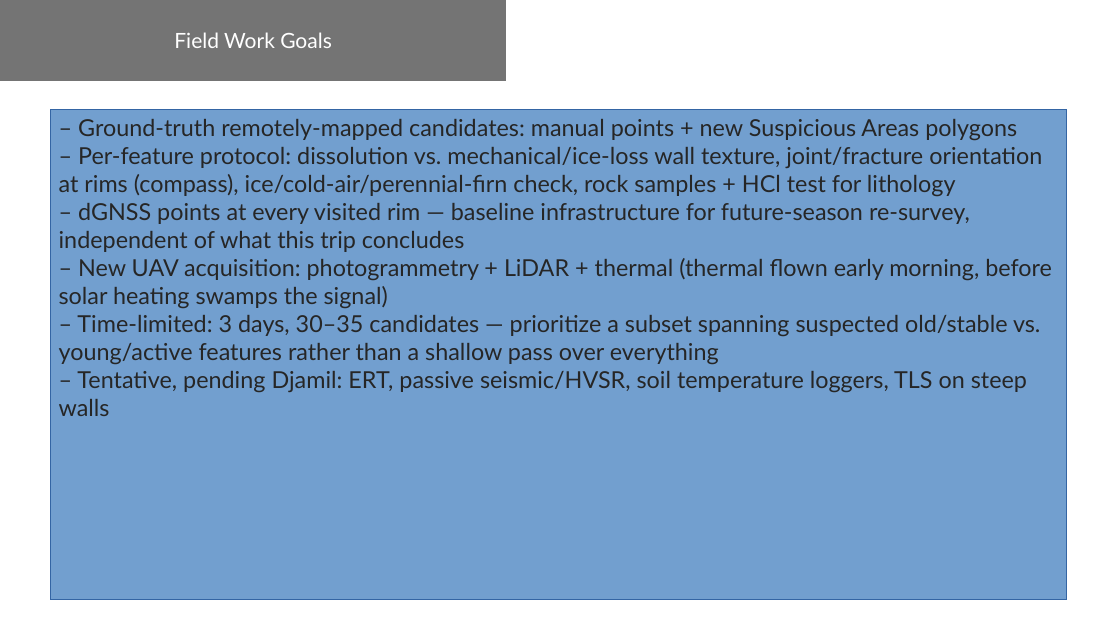
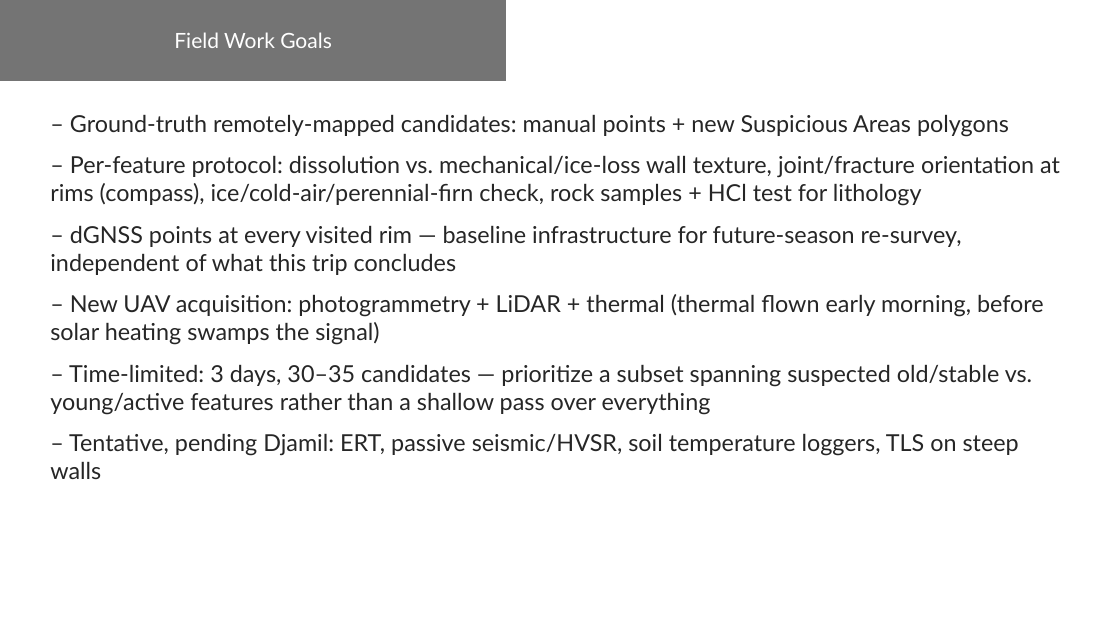
Before and after one commit to HannaZoe/Master_Thesis, a slide deck: slide 10 of fieldwork/presentation/Fieldwork_Zugspitze_Dolines.odp (slide 8 before the commit). Drawn at 1120x630 pixels with LibreOffice and Linux fonts; fonts in the diff are those of the drawing. Boxes give left, top, right and bottom in pixels: in the first picture for what was removed or moved away, otherwise in the second. Text is boxed around its words. In the diff, an @@ line names an element or a change of style, - is before the commit and + after.

Commit message:
Checkpoint tower-side work: presentation photos, Suspicious_Areas cleanup
Fieldwork presentation gained real photos (karst morphology/formation
diagrams, feature-type gallery sources) replacing placeholders. Manual
Suspicious_Areas triage cleaned up 24->16 features with revised, more
precise type vocabulary (Sinkhole?, Rillenkarst, Mass Wasting) matching
what's used in the presentation's feature gallery slide. QField/QGIS
project files resaved locally, no feature data change.

```diff
--- a/fieldwork/presentation/Fieldwork_Zugspitze_Dolines.odp
+++ b/fieldwork/presentation/Fieldwork_Zugspitze_Dolines.odp
@@ text "– Ground-truth remotely-mapped candidates: manual ...": place and size @@
-text "– Ground-truth remotely-mapped candidates: manual ..." at (50,109,1067,600)
+text "– Ground-truth remotely-mapped candidates: manual ..." at (50,114,1060,479)
@@ text "– Ground-truth remotely-mapped candidates: manual ..." at (50,114,1060,479): more space between paragraphs; fill #729FCF to none; outline #3465A4 0 pt to none @@
```
Also in this commit, not shown: 11 other slides changed, 2 slides added, 13 other files.
